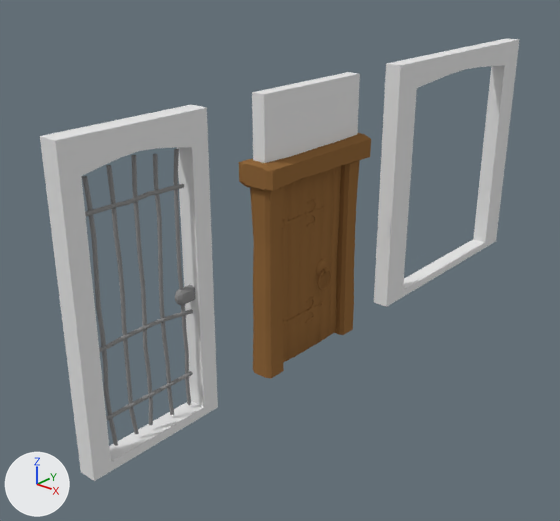
One commit to the Blender file Resources/Blender/Scenery/ModularDungeon/Dn_Doors.blend: the scene before it, then after it.
Rendered twice from a 50 mm lens placed at (6.51, -8.08, 5.83), pointed at (-0.58, 0.08, 1.26). Lighting does not change. The marker at lower left points along +X, +Y and +Z.

The first picture shows 'Dn_Door_1', 'Dn_Door_1_Frame', 'Dn_Door_1_Wall', 'Dn_Door_2', 'Dn_Door_3', 'Dn_Jail_1'.
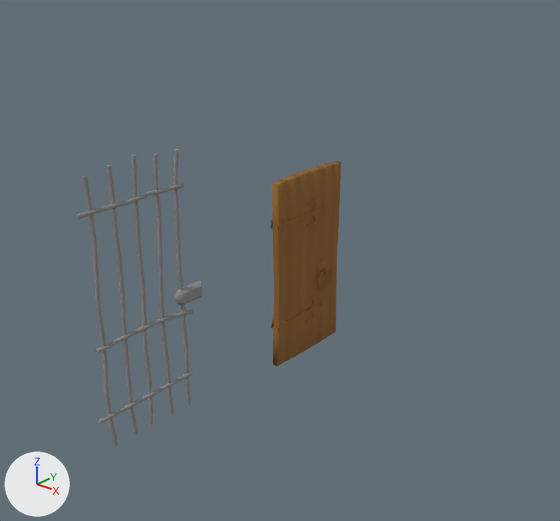
Where the change shows, as pixel boxes (x1, y1, x2, y2) in the pictures (560 x 521 px):
'Dn_Door_2', deleted: before (40, 105, 218, 481)
'Dn_Door_3', deleted: before (374, 38, 519, 307)
'Dn_Door_1_Frame', deleted (brown): before (239, 133, 371, 378)
'Dn_Door_1_Wall', deleted: before (252, 72, 360, 163)

The edits, one by one:
Object 'Dn_Door_1_Frame' (ob_dn_door_1_frame) is deleted.
Object 'Dn_Door_2' (ob_dn_door_2) is deleted.
Object 'Dn_Door_3' (ob_dn_door_3) is deleted.
Object 'Dn_Door_1_Wall' (ob_dn_door_1_wall) is deleted.
